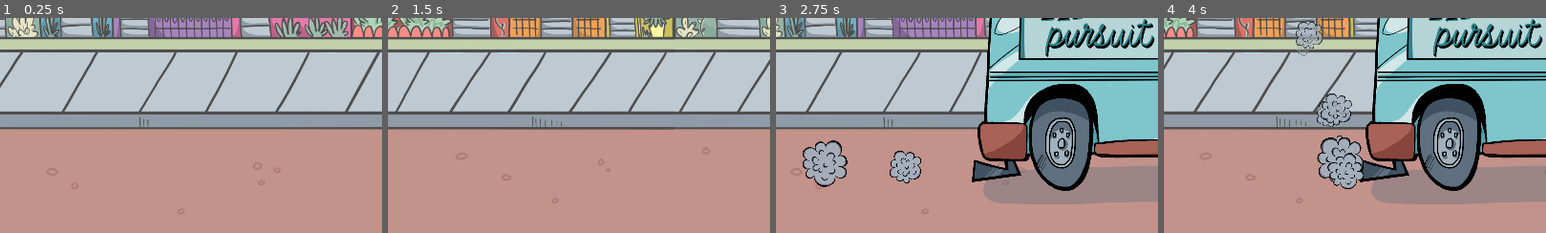
Above: before the commit, frames 1-4 (left to right).
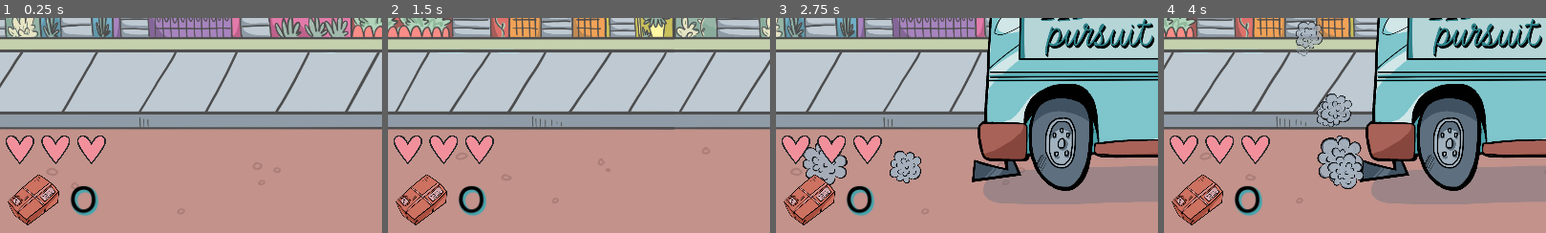
Above: after the commit, the same moments.

Repository: Bloodyaugust/ld-53
Game: Godot game, scene res://scenes/main.tscn
Same seed, same stepped clock (60 frames per second), same inputs: the game is played once before the commit and once after it.
Inputs (mouse positions are % of the whole screen's width and height, from its top left):
- Up to frame 1 (0.25 s): no input
- Up to frame 2 (1.5 s): move the mouse to (72, 45) at 0.52 s; hold Right (ui_right) 0.53-1.25 s; click (72, 45) at 0.67 s; drag from (30, 55) to (45, 70) at 1.27 s
- Up to frame 3 (2.75 s): move the mouse to (60, 28) at 2.02 s; hold Right (ui_right) from 2.03 s (still down)
- Up to frame 4 (4 s): release Right (ui_right) at 2.75 s; drag from (45, 70) to (20, 35) at 2.77 s; move the mouse to (80, 65) at 3.52 s; hold Left (ui_left) from 3.53 s (still down)
The pictures show only the part of the screen within x 0-50%, y 49-99%; the shares and areas given below are measured in that part.

The runs differ from the first frame. In frame 1, 4.3% of the frame differs, in the area x 1-28%, y 54-97%; in frame 2, 4.3%; in frame 3, 4.3%; in frame 4, 4.3%.

Commit message:
Add second background sprite
- Adjust some UI things

Diff:
--- a/actors/TutorialChunks/Chunk-2.tscn
+++ b/actors/TutorialChunks/Chunk-2.tscn
@@ -1,7 +1,7 @@
 [gd_scene load_steps=7 format=3 uid="uid://tlk13ktn3ypx"]
 
 [ext_resource type="Script" path="res://actors/BackgroundChunk.gd" id="1_f7l54"]
-[ext_resource type="Texture2D" uid="uid://b3hocc7uwfr6e" path="res://sprites/Background.png" id="2_6icpu"]
+[ext_resource type="Texture2D" uid="uid://cvk3jhhh3a3gh" path="res://sprites/Background2.png" id="2_75emd"]
 [ext_resource type="Texture2D" uid="uid://duh6h2f5necwy" path="res://sprites/buttons/up1.png" id="4_6cbxy"]
 [ext_resource type="PackedScene" uid="uid://bdu4rq6w268cu" path="res://actors/Obstacles/Dog.tscn" id="4_6jair"]
 [ext_resource type="Texture2D" uid="uid://cmmc3txx8arpv" path="res://sprites/buttons/up2.png" id="5_5gjag"]
@@ -25,7 +25,7 @@
 
 [node name="Sprite2D" type="Sprite2D" parent="."]
 z_index = -1
-texture = ExtResource("2_6icpu")
+texture = ExtResource("2_75emd")
 
 [node name="Obstacle" parent="." instance=ExtResource("4_6jair")]
 position = Vector2(177, 79)
--- a/scenes/main.tscn
+++ b/scenes/main.tscn
@@ -473,7 +473,6 @@
 text = "100"
 
 [node name="HUD" type="MarginContainer" parent="UIRoot"]
-visible = false
 anchors_preset = 2
 anchor_top = 1.0
 anchor_bottom = 1.0
@@ -507,7 +506,7 @@
 layout_mode = 2
 
 [node name="TextureRect" type="TextureRect" parent="UIRoot/HUD/VBoxContainer/HBoxContainer"]
-custom_minimum_size = Vector2(100, 100)
+custom_minimum_size = Vector2(150, 150)
 layout_mode = 2
 texture = ExtResource("23_vndkb")
 expand_mode = 1
@@ -519,9 +518,10 @@
 theme_type_variation = &"H1"
 theme_override_colors/font_color = Color(0, 0, 0, 1)
 theme_override_colors/font_shadow_color = Color(0.298039, 0.643137, 0.67451, 1)
-theme_override_constants/shadow_offset_x = 2
-theme_override_constants/shadow_offset_y = 2
-theme_override_constants/shadow_outline_size = 6
+theme_override_constants/shadow_offset_x = 4
+theme_override_constants/shadow_offset_y = 4
+theme_override_constants/shadow_outline_size = 11
+theme_override_font_sizes/font_size = 100
 text = "0"
 horizontal_alignment = 1
 
--- a/views/components/Heart.tscn
+++ b/views/components/Heart.tscn
@@ -4,7 +4,7 @@
 [ext_resource type="Script" path="res://views/components/Heart.gd" id="2_5jbvv"]
 
 [node name="Heart" type="TextureRect"]
-custom_minimum_size = Vector2(50, 50)
+custom_minimum_size = Vector2(80, 80)
 texture = ExtResource("1_8fsbn")
 expand_mode = 1
 stretch_mode = 4
Binary file added: sprites/Background2.png
Not shown, added: sprites/Background2.png.import
